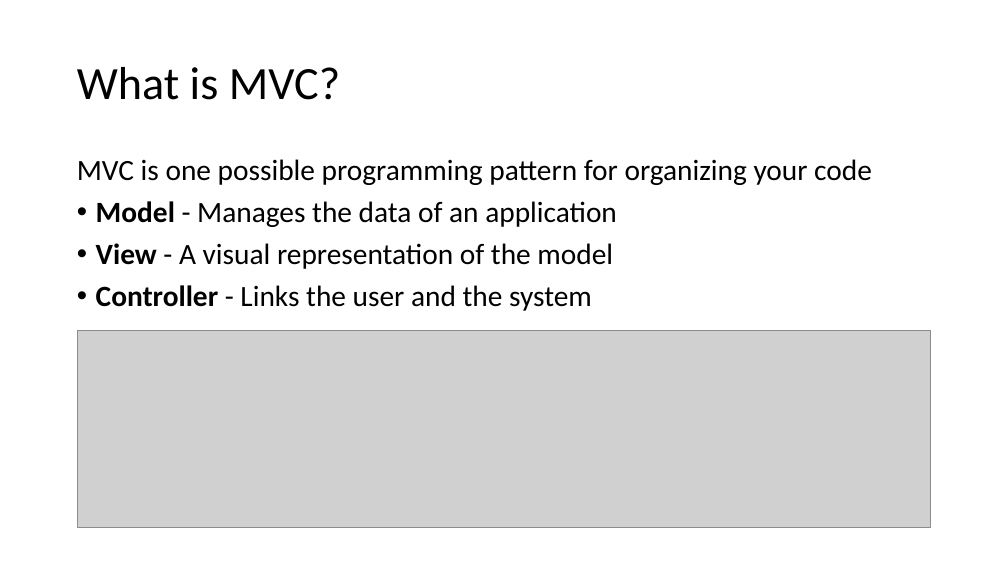
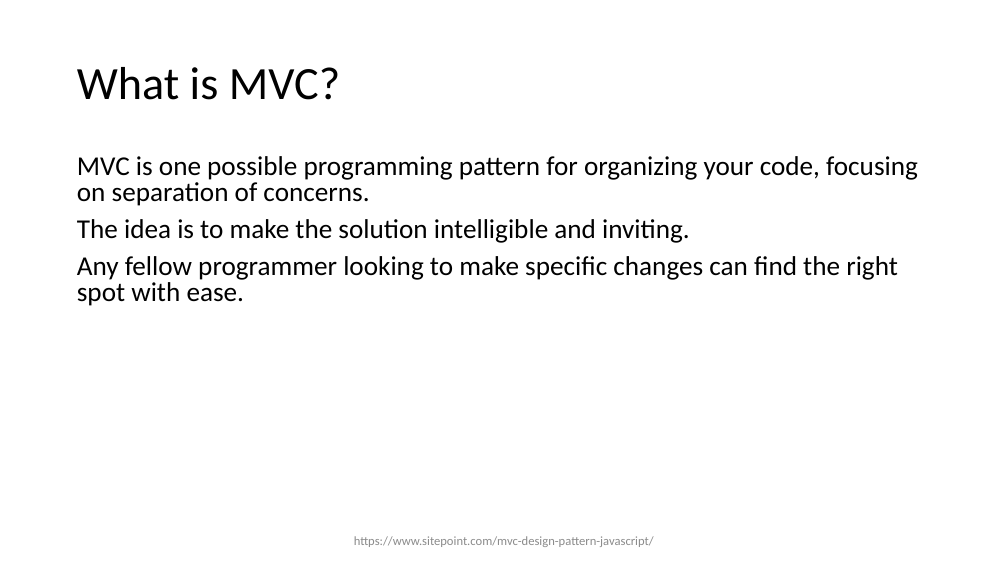
Before and after one commit to ctrachte/MVC-Vanilla-JS, a slide deck: slide 2 of MVC Paradigm in Vanilla JS.pptx. Drawn at 1008x567 pixels with LibreOffice and Linux fonts; fonts in the diff are those of the drawing; grey boxes stand for pictures. Boxes give left, top, right and bottom in pixels: in the first picture for what was removed or moved away, otherwise in the second. Text is boxed around its words. In the diff, an @@ line names an element or a change of style, - is before the commit and + after.

```diff
--- a/MVC Paradigm in Vanilla JS.pptx
+++ b/MVC Paradigm in Vanilla JS.pptx
@@ text at (x1=77, y1=156, x2=918, y2=306): text changed; size 28 to 25.9 pt @@
-MVC is one possible programming pattern for organizing your code
-• Model - Manages the data of an application
-• View - A visual representation of the model
-• Controller - Links the user and the system
+MVC is one possible programming pattern for organizing your code, focusing on separation of concerns.
+The idea is to make the solution intelligible and inviting.
+Any fellow programmer looking to make specific changes can find the right spot with ease.
@@ picture removed at (x1=77, y1=331, x2=931, y2=528) @@
@@ text added at (x1=354, y1=536, x2=654, y2=547), 12 pt, text #8C8C8C @@
+https://www.sitepoint.com/mvc-design-pattern-javascript/
```
Also in this commit, not shown: 3 other slides changed, 3 slides added, 1 other file.
